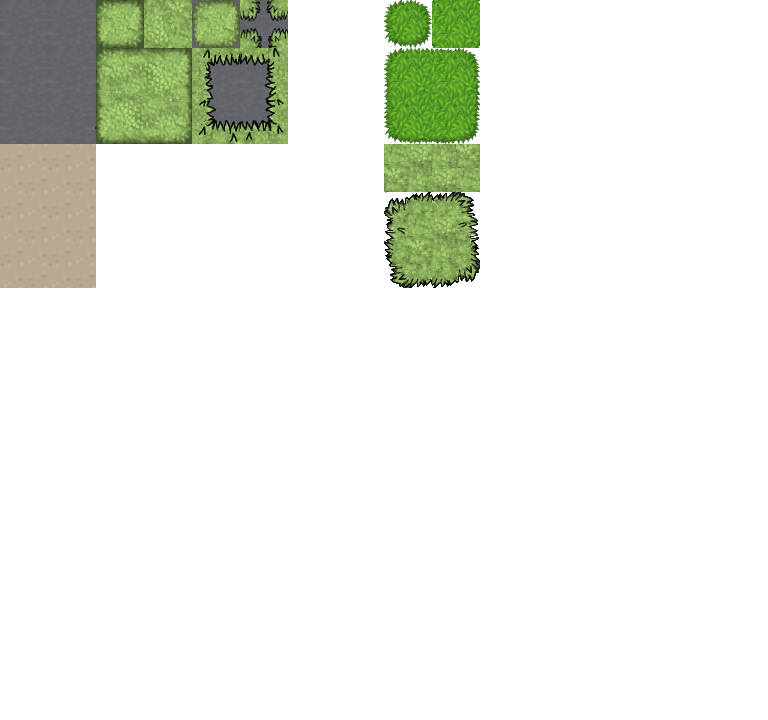
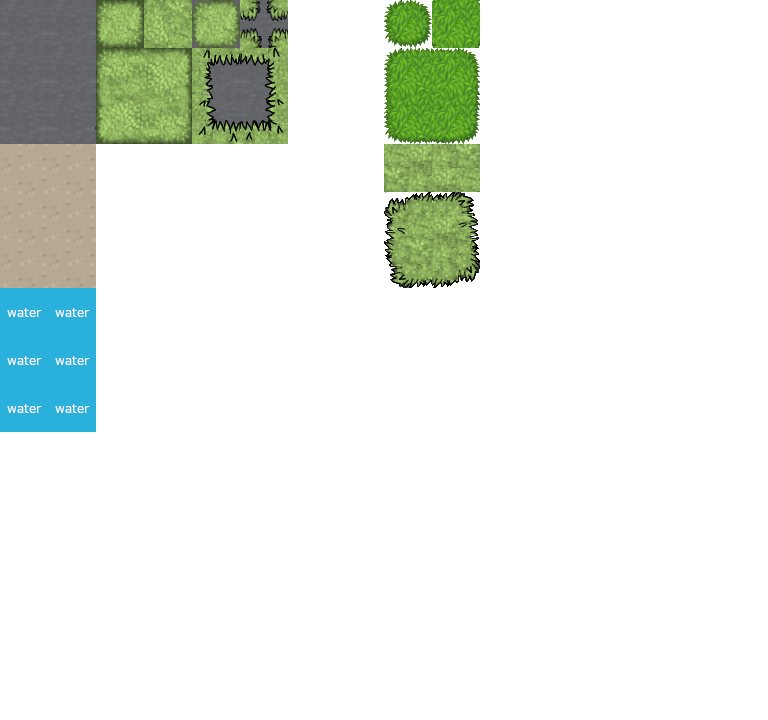
Before/after of a 768px x 720px layered artwork. What changed in the layer stack:
painted on "Proper" over [0, 288, 96, 432]
